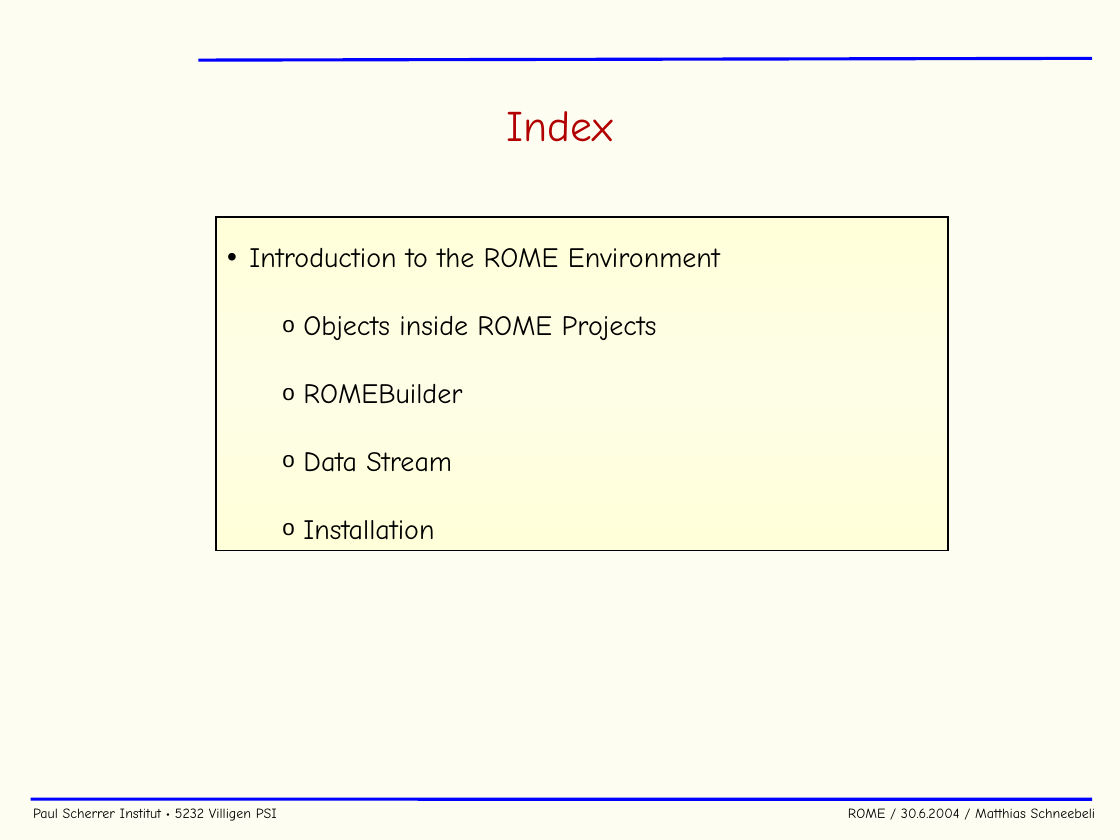
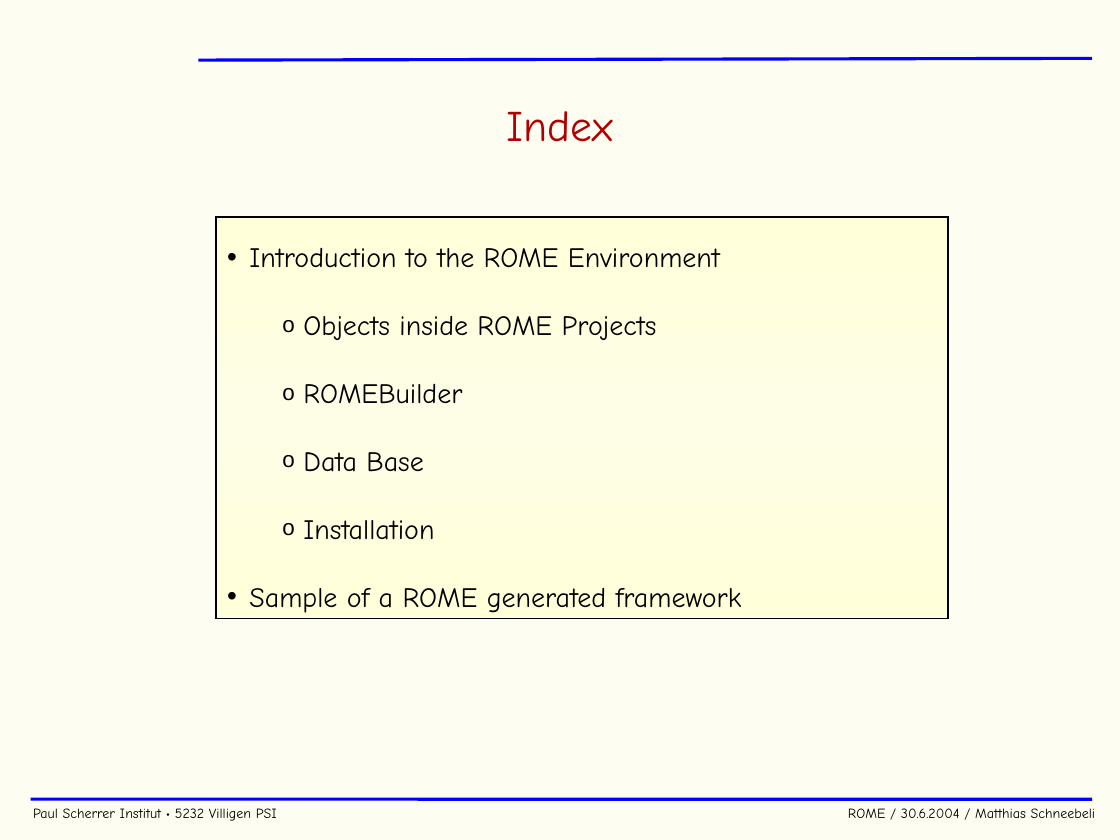
Before and after one commit to cjpl/rome, a slide deck: slide 3 of documentation/ROME.ppt. Drawn at 1120x840 pixels with LibreOffice and Linux fonts; fonts in the diff are those of the drawing; background and template pictures are left out. Boxes give left, top, right and bottom in pixels: in the first picture for what was removed or moved away, otherwise in the second. Text is boxed around its words. In the diff, an @@ line names an element or a change of style, - is before the commit and + after.

```diff
--- a/documentation/ROME.ppt
+++ b/documentation/ROME.ppt
@@ rectangle "Introduction to the ROME Environment": place and size @@
-rectangle "Introduction to the ROME Environment" at [216, 217, 949, 551]
+rectangle "Introduction to the ROME Environment" at [216, 217, 949, 618]
@@ text in rectangle at [303, 452, 423, 472]: text changed @@
-  o Data Stream
+  o Data Base
@@ text in rectangle at [249, 588, 742, 613]: paragraph added @@
+• Sample of a ROME generated framework
```
Also in this commit, not shown: 15 other slides changed, 15 other files.
